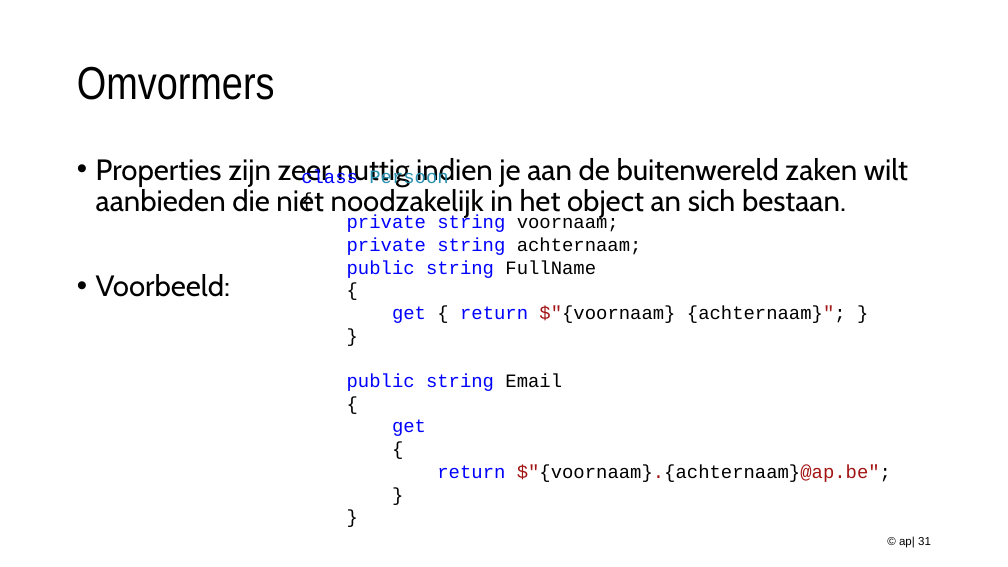
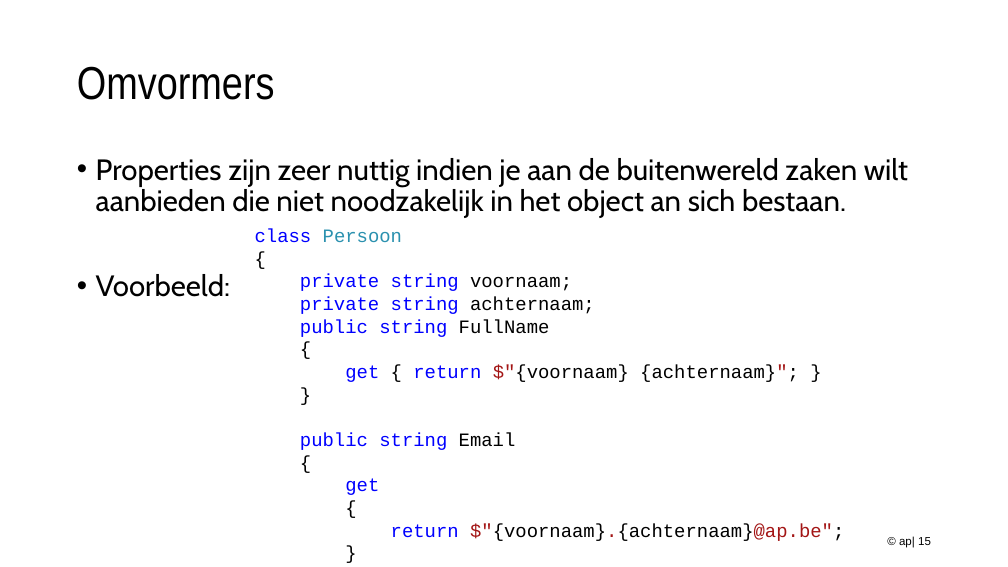
Before and after one commit to timdams/csharpbook, a slide deck: slide 15 of _SLIDES/2020_DEEL2/H1-OOP/les4_properties.pptx (slide 31 before the commit). Drawn at 1008x567 pixels with LibreOffice and Linux fonts; fonts in the diff are those of the drawing; background and template pictures are left out. Boxes give left, top, right and bottom in pixels: in the first picture for what was removed or moved away, otherwise in the second. Text is boxed around its words. In the diff, an @@ line names an element or a change of style, - is before the commit and + after.

```diff
--- a/_SLIDES/2020_DEEL2/H1-OOP/les4_properties.pptx
+++ b/_SLIDES/2020_DEEL2/H1-OOP/les4_properties.pptx
@@ text "class Persoon": place and size @@
-text "class Persoon" at [301,170,891,482]
+text "class Persoon" at [255,229,844,541]
@@ page number at [899,536,931,548]: text changed @@
-© ap| 31
+© ap| 15
```
Also in this commit, not shown: 14 other slides changed, 3 other files.
